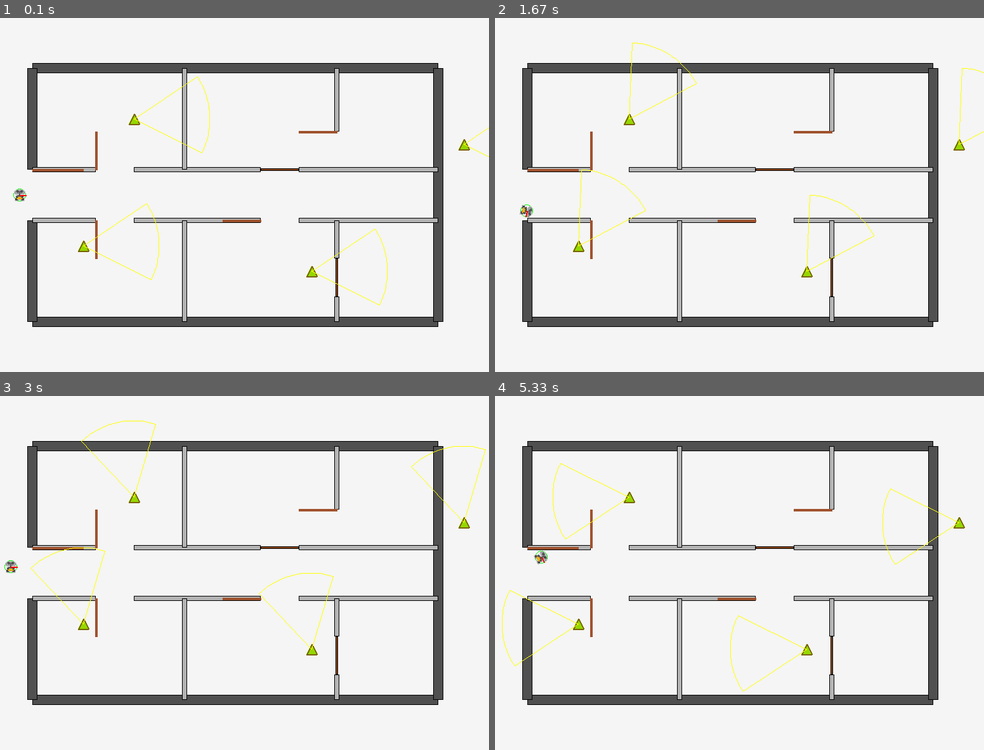
Above: before the commit, frames 1-4 (two rows, left to right).
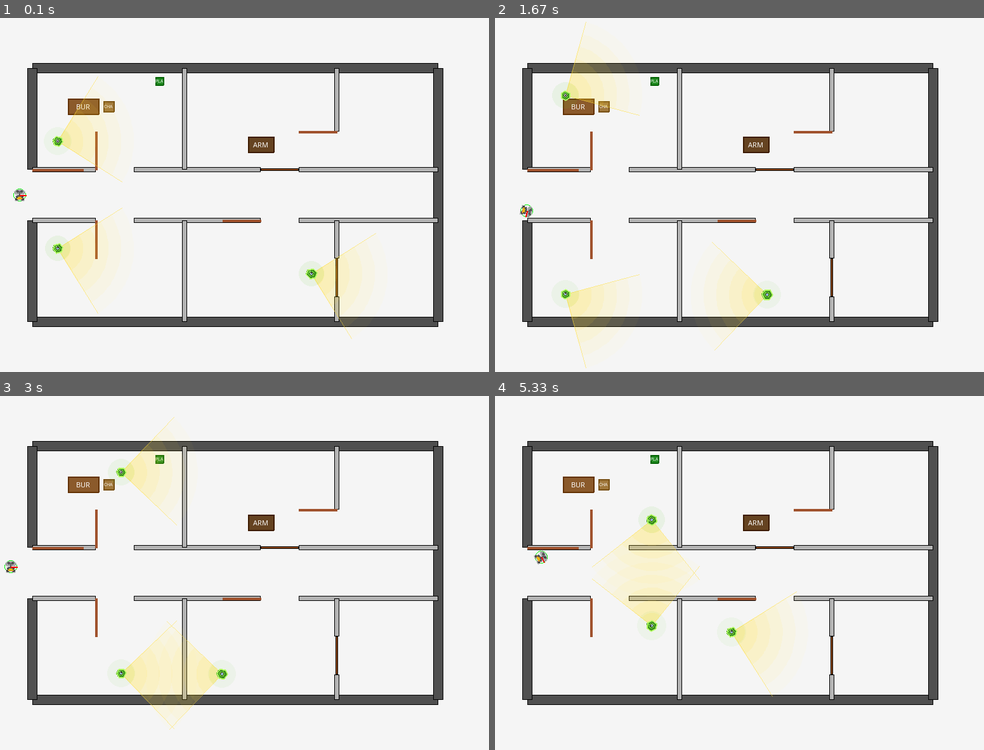
Above: after the commit, the same moments.

Repository: JawadBLK/TP_Robot
Game: pygame game, started from project/main.py
Two runs of this game, one before a commit and one after it. Both use one fixed random seed, a clock stepped at 60 frames per second and the inputs below.
Inputs:
- Up to frame 1 (0.1 s): no input
- Up to frame 2 (1.67 s): hold Right 0.33-0.8 s; hold Up 0.83-1.13 s; hold Right 1.17-1.63 s
- Up to frame 3 (3 s): hold Left 1.67-2.2 s; hold Down 2.23-2.53 s; hold Left 2.57-2.97 s
- Up to frame 4 (5.33 s): hold Up 3-3.37 s; hold Right 3.4-4.03 s; hold Down 4.07-4.43 s; hold Left 4.47-4.93 s; hold Right from 4.97 s (still down)

The runs differ from the first frame. In frame 1, 4.4% of the frame differs, in the area x 10-100%, y 16-91%; in frame 2, 4.8%; in frame 3, 5.0%; in frame 4, 5.2%, in the area x 1-97%, y 16-85%.

Commit message:
feat: Ajout de la ronde des ennemis / Modifications de l'apparence des ennemis / Début Ajout de props décoratifs sur la map

Diff:
--- a/project/main.py
+++ b/project/main.py
@@ -1,4 +1,5 @@
 import pygame
+import math
 from robot.robot_mobile import RobotMobile
 from robot.moteur import MoteurDifferentiel
 from robot.controleur import ControleurClavierPygame
@@ -6,6 +7,7 @@
 from robot.Environnement import Environnement
 from robot.plan_autocad import build_plan
 from robot.ennemis import Ennemi
+from robot.props import Props
 
 # 1. Initialisation MVC
 robot = RobotMobile(x=-8.5, y=0, orientation=0, moteur=MoteurDifferentiel())
@@ -25,10 +27,29 @@
 
 build_plan(env)
 
-env.ajouter_ennemi(Ennemi(-6, -2))
+'''env.ajouter_ennemi(Ennemi(-6, -2))
 env.ajouter_ennemi(Ennemi(9, 2))
 env.ajouter_ennemi(Ennemi(3, -3))
-env.ajouter_ennemi(Ennemi(-4, 3))
+env.ajouter_ennemi(Ennemi(-4, 3))'''
+
+# Ennemis avec des chemins de patrouille
+ennemi1 = Ennemi(-7, -2, waypoints=[(-7, -2), (-7, -4), (-3, -4), (-3, -4), (-3, -2), (-5, -2), (-5, -4), (-7, -4)])
+env.ajouter_ennemi(ennemi1)
+
+ennemi2 = Ennemi(3, -3, waypoints=[(3, -3), (3, -4), (-1, -4), (-1, -3), (-1, -2), (3, -3)])
+env.ajouter_ennemi(ennemi2)
+
+ennemi3 = Ennemi(-7, 2, waypoints=[(-7, 2), (-7, 4), (-3, 4), (-3, 2), (-3, 2), (-5, 2), (-5, 4), (-7, 2)])
+env.ajouter_ennemi(ennemi3)
+
+'''ennemi4 = Ennemi(0, 3, waypoints=[(0, 2), (3, 2), (3, 4), (0, 4)])
+env.ajouter_ennemi(ennemi4)'''
+
+# Props décoratifs
+env.ajouter_prop(Props(-6, 3.5, "bureau"))
+env.ajouter_prop(Props(-5, 3.5, "chaise"))
+env.ajouter_prop(Props(-3, 4.5, "plante"))
+env.ajouter_prop(Props(1,  2.0, "armoire", angle=math.pi/2))
 
 print("Nombre d'obstacles :", len(env.obstacles))
 print(hasattr(env, "alerte"))
--- a/project/robot/Environnement.py
+++ b/project/robot/Environnement.py
@@ -9,6 +9,7 @@
         self.ennemis = []
         self.alerte = None
         self.temps_alerte = 0
+        self.props = []
 
     def ajouter_robot(self, robot):
         self.robot = robot
@@ -20,6 +21,9 @@
 
     def ajouter_ennemi(self, ennemi):
         self.ennemis.append(ennemi)
+
+    def ajouter_prop(self, prop):
+        self.props.append(prop)
 
     def test_collision(self, x, y, rayon):
         for obs in self.obstacles:
@@ -98,16 +102,16 @@
         # Alerte globale après boucle
         if ennemi_detecte:
             self.alerte = "DETECTION ENNEMI"
-            self.temps_alerte = 0.5
+            self.temps_alerte = 0.2
 
 def segment_intersect_rect(x1, y1, x2, y2, rect):
-    steps = 20
-    for i in range(steps + 1):
-        t = i / steps
-        x = x1 + t * (x2 - x1)
-        y = y1 + t * (y2 - y1)
+        steps = 20
+        for i in range(steps + 1):
+            t = i / steps
+            x = x1 + t * (x2 - x1)
+            y = y1 + t * (y2 - y1)
 
-        if rect.collision(x, y, 0):
-            return True
+            if rect.collision(x, y, 0):
+                return True
 
-    return False
+        return False
--- a/project/robot/ennemis.py
+++ b/project/robot/ennemis.py
@@ -1,68 +1,188 @@
 import math
 import pygame
+import random
 
 class Ennemi:
 
-    def __init__(self, x, y, taille=0.2, angle=0):
+    def __init__(self, x, y, waypoints, taille=0.2, angle=0):
+        """
+        waypoints : liste de (x, y) définissant la ronde dans la salle.
+                    Ex: [(1,1), (3,1), (3,3), (1,3)]
+        """
         self.x = x
         self.y = y
         self.taille = taille
-        self.angle = angle  # orientation en radians
-        self.portee = 3     # distance vision
-        self.fov = math.pi / 3  # angle vision (60°)
+        self.angle = angle
+        self.portee = 3
+        self.fov = math.pi / 2  # 90° de FOV
         self.detecte = False
-        self.vitesse_rotation = 0.6  # radians par seconde
+        self.vitesse = 1.5          # unités/seconde
+        self.vitesse_rotation = 3.0 # rad/s pour tourner vers le prochain waypoint
+
+        # Waypoints de ronde
+        self.waypoints = waypoints
+        self.waypoint_index = 0
+        self.seuil_arrivee = 0.1    # distance pour considérer le waypoint atteint
+
+        # Animation
+        self._temps = random.uniform(0, math.pi * 2)
+        self._particules = []
+
+    # ─── Mise à jour ────────────────────────────────────────────────────────────
+
+    def mettre_a_jour(self, dt):
+        self._temps += dt
+
+        # Waypoint cible
+        cible = self.waypoints[self.waypoint_index]
+        dx = cible[0] - self.x
+        dy = cible[1] - self.y
+        distance = math.hypot(dx, dy)
+
+        if distance < self.seuil_arrivee:
+            # Waypoint atteint → passer au suivant
+            self.waypoint_index = (self.waypoint_index + 1) % len(self.waypoints)
+        else:
+            # Angle cible vers le waypoint
+            angle_cible = math.atan2(dy, dx)
+
+            # Rotation progressive vers l'angle cible
+            diff = (angle_cible - self.angle + math.pi) % (2 * math.pi) - math.pi
+            rotation = self.vitesse_rotation * dt
+            if abs(diff) < rotation:
+                self.angle = angle_cible
+            else:
+                self.angle += math.copysign(rotation, diff)
+
+            # Garder angle dans [-pi, pi]
+            if self.angle > math.pi:
+                self.angle -= 2 * math.pi
+            elif self.angle < -math.pi:
+                self.angle += 2 * math.pi
+
+            # Avancer vers le waypoint
+            self.x += (dx / distance) * self.vitesse * dt
+            self.y += (dy / distance) * self.vitesse * dt
+
+        # Particules d'alerte
+        if self.detecte and random.random() < 0.3:
+            self._emettre_particule()
+        for p in self._particules:
+            p['x'] += p['vx'] * dt
+            p['y'] += p['vy'] * dt
+            p['vie'] -= dt
+        self._particules = [p for p in self._particules if p['vie'] > 0]
+
+    def _emettre_particule(self):
+        angle_rand = random.uniform(0, 2 * math.pi)
+        vitesse = random.uniform(0.3, 0.8)
+        self._particules.append({
+            'x': self.x, 'y': self.y,
+            'vx': math.cos(angle_rand) * vitesse,
+            'vy': math.sin(angle_rand) * vitesse,
+            'vie': random.uniform(0.3, 0.7),
+            'vie_max': 0.6,
+            'r': random.uniform(0.03, 0.07),
+        })
+
+    # ─── Dessin ─────────────────────────────────────────────
 
     def dessiner(self, vue):
+        self._dessiner_cone_vision(vue)
+        self._dessiner_aura(vue)
+        self._dessiner_corps(vue)
+        self._dessiner_oeil(vue)
+        self._dessiner_particules(vue)
 
+    def _dessiner_cone_vision(self, vue):
+        px, py = vue.convertir_coordonnees(self.x, self.y)
+        base_color = (255, 60, 60) if self.detecte else (255, 220, 50)
+        nb_couches = 6
+        for i in range(nb_couches, 0, -1):
+            fraction = i / nb_couches
+            portee_i = self.portee * fraction
+            alpha = int(30 * (1 - fraction) + 8)
+            start_angle = self.angle - self.fov / 2
+            points = [(px, py)]
+            for j in range(31):
+                a = start_angle + j * (self.fov / 30)
+                wx = self.x + portee_i * math.cos(a)
+                wy = self.y + portee_i * math.sin(a)
+                points.append(vue.convertir_coordonnees(wx, wy))
+            surf = pygame.Surface(vue.screen.get_size(), pygame.SRCALPHA)
+            pygame.draw.polygon(surf, (*base_color, alpha), points)
+            vue.screen.blit(surf, (0, 0))
+        border_alpha = 180 if self.detecte else 120
+        surf = pygame.Surface(vue.screen.get_size(), pygame.SRCALPHA)
+        for offset in [-self.fov / 2, self.fov / 2]:
+            ex = self.x + self.portee * math.cos(self.angle + offset)
+            ey = self.y + self.portee * math.sin(self.angle + offset)
+            epx, epy = vue.convertir_coordonnees(ex, ey)
+            pygame.draw.line(surf, (*base_color, border_alpha), (px, py), (epx, epy), 1)
+        vue.screen.blit(surf, (0, 0))
+
+    def _dessiner_aura(self, vue):
         px, py = vue.convertir_coordonnees(self.x, self.y)
         size = self.taille * vue.scale
+        pulse = 0.5 + 0.5 * math.sin(self._temps * 3)
+        aura_color = (255, 80, 80) if self.detecte else (100, 200, 50)
+        surf = pygame.Surface(vue.screen.get_size(), pygame.SRCALPHA)
+        for ring in range(3):
+            r = int(size * (1.6 + ring * 0.5 + pulse * 0.3))
+            alpha = int(60 - ring * 18 - pulse * 10)
+            if alpha > 0:
+                pygame.draw.circle(surf, (*aura_color, alpha), (int(px), int(py)), r)
+        vue.screen.blit(surf, (0, 0))
 
-        # Triangle
-        points = [
-            (px, py - size),
-            (px - size, py + size),
-            (px + size, py + size)
-        ]
+    def _dessiner_corps(self, vue):
+        px, py = vue.convertir_coordonnees(self.x, self.y)
+        size = self.taille * vue.scale
+        pulse = 0.04 * math.sin(self._temps * 4)
+        s = size * (1 + pulse)
+        nb = 6
+        points_outer = [(px + s * math.cos(self.angle + i * 2*math.pi/nb),
+                         py + s * math.sin(self.angle + i * 2*math.pi/nb)) for i in range(nb)]
+        points_inner = [(px + s*.55 * math.cos(self.angle + i * 2*math.pi/nb),
+                         py + s*.55 * math.sin(self.angle + i * 2*math.pi/nb)) for i in range(nb)]
+        if self.detecte:
+            fill_outer, fill_inner, border_col = (200,40,40), (255,100,100), (255,200,200)
+        else:
+            fill_outer, fill_inner, border_col = (60,140,30), (100,200,50), (180,255,100)
+        pygame.draw.polygon(vue.screen, fill_outer, points_outer)
+        pygame.draw.polygon(vue.screen, fill_inner, points_inner)
+        pygame.draw.polygon(vue.screen, border_col, points_outer, 2)
+        a_reflet = self.angle - math.pi * 0.65
+        rx = px + s * 0.35 * math.cos(a_reflet)
+        ry = py + s * 0.35 * math.sin(a_reflet)
+        surf = pygame.Surface(vue.screen.get_size(), pygame.SRCALPHA)
+        pygame.draw.circle(surf, (255,255,255,80), (int(rx), int(ry)), max(1, int(s*0.18)))
+        vue.screen.blit(surf, (0, 0))
 
-        pygame.draw.polygon(vue.screen, (150, 215, 0), points)
-        pygame.draw.polygon(vue.screen, (120, 100, 0), points, 2)
+    def _dessiner_oeil(self, vue):
+        px, py = vue.convertir_coordonnees(self.x, self.y)
+        size = self.taille * vue.scale
+        r_blanc = max(2, int(size * 0.38))
+        r_iris  = max(1, int(size * 0.24))
+        r_pupil = max(1, int(size * 0.13))
+        pygame.draw.circle(vue.screen, (240,240,240), (int(px), int(py)), r_blanc)
+        iris_col = (220,30,30) if self.detecte else (50,180,220)
+        pygame.draw.circle(vue.screen, iris_col, (int(px), int(py)), r_iris)
+        pupil_x = int(px + r_iris * 0.35 * math.cos(self.angle))
+        pupil_y = int(py + r_iris * 0.35 * math.sin(self.angle))
+        pygame.draw.circle(vue.screen, (10,10,10), (pupil_x, pupil_y), r_pupil)
+        surf = pygame.Surface(vue.screen.get_size(), pygame.SRCALPHA)
+        pygame.draw.circle(surf, (255,255,255,160),
+                           (int(px - r_blanc*0.3), int(py - r_blanc*0.3)),
+                           max(1, int(r_blanc*0.2)))
+        vue.screen.blit(surf, (0, 0))
+        pygame.draw.circle(vue.screen, (30,30,30), (int(px), int(py)), r_blanc, 1)
 
-        # Dessiner cône vision
-        self.dessiner_vision(vue)
-
-    def mettre_a_jour(self, dt):
-        self.angle += self.vitesse_rotation * dt
-
-        # garder angle dans [-pi, pi]
-        if self.angle > math.pi:
-            self.angle -= 2 * math.pi
-
-    def dessiner_vision(self, vue):
-        px, py = vue.convertir_coordonnees(self.x, self.y)
-
-        start_angle = self.angle - self.fov/2
-        end_angle = self.angle + self.fov/2
-
-        points = [(px, py)]
-
-        for a in [start_angle + i*(self.fov/30) for i in range(31)]:
-            x = self.x + self.portee * math.cos(a)
-            y = self.y + self.portee * math.sin(a)
-            p = vue.convertir_coordonnees(x, y)
-            points.append(p)
-
-        # Couleur change selon détection
-        if self.detecte:
-            couleur = (255, 0, 0)
-        else:
-            couleur = (255, 255, 0)
-
-        pygame.draw.polygon(vue.screen, couleur, points, 1)
-
-    def mettre_a_jour(self, dt):
-        self.angle += self.vitesse_rotation * dt
-
-        # garder angle dans [-pi, pi]
-        if self.angle > math.pi:
-            self.angle -= 2 * math.pi
+    def _dessiner_particules(self, vue):
+        surf = pygame.Surface(vue.screen.get_size(), pygame.SRCALPHA)
+        for p in self._particules:
+            fraction_vie = p['vie'] / p['vie_max']
+            alpha = max(0, min(255, int(255 * fraction_vie)))
+            r = max(1, int(p['r'] * vue.scale))
+            px, py = vue.convertir_coordonnees(p['x'], p['y'])
+            pygame.draw.circle(surf, (255, 80, 80, alpha), (int(px), int(py)), r)
+        vue.screen.blit(surf, (0, 0))
--- /dev/null
+++ b/project/robot/props.py
@@ -0,0 +1,127 @@
+import pygame
+import os
+import math
+
+class Props:
+    """
+    Objet décoratif placé dans l'environnement.
+    Peut afficher une image ou un dessin vectoriel de secours.
+    """
+
+    TYPES = {
+        "bureau":    {"w": 1.2, "h": 0.6, "couleur": (139, 90,  43),  "emoji": "🗃"},
+        "chaise":    {"w": 0.4, "h": 0.4, "couleur": (160, 120, 60),  "emoji": "🪑"},
+        "plante":    {"w": 0.3, "h": 0.3, "couleur": (34,  139, 34),  "emoji": "🌿"},
+        "caisse":    {"w": 0.5, "h": 0.5, "couleur": (180, 140, 80),  "emoji": "📦"},
+        "armoire":   {"w": 0.6, "h": 1.0, "couleur": (101, 67,  33),  "emoji": "🗄"},
+        "ordinateur":{"w": 0.5, "h": 0.4, "couleur": (50,  50,  80),  "emoji": "💻"},
+        "lampe":     {"w": 0.2, "h": 0.2, "couleur": (255, 220, 80),  "emoji": "💡"},
+        "tableau":   {"w": 0.8, "h": 0.5, "couleur": (200, 180, 140), "emoji": "🖼"},
+    }
+
+    # Cache partagé entre toutes les instances
+    _image_cache = {}
+
+    def __init__(self, x, y, type_prop="caisse", angle=0, image_path=None):
+        """
+        x, y        : position centre en coordonnées monde
+        type_prop   : clé dans TYPES (taille + couleur de secours)
+        angle       : rotation en radians
+        image_path  : chemin vers une image PNG/JPG (optionnel)
+        """
+        self.x = x
+        self.y = y
+        self.angle = angle
+        self.type_prop = type_prop if type_prop in self.TYPES else "caisse"
+        self.info = self.TYPES[self.type_prop]
+        self.w = self.info["w"]
+        self.h = self.info["h"]
+
+        # Chargement image
+        self._image_path = image_path
+        self._image_surface = None
+        if image_path and os.path.exists(image_path):
+            self._charger_image(image_path)
+
+    # ─── Chargement image ────────────────────────────────────────────────────────
+
+    def _charger_image(self, path):
+        if path in Props._image_cache:
+            self._image_surface = Props._image_cache[path]
+        else:
+            try:
+                img = pygame.image.load(path).convert_alpha()
+                Props._image_cache[path] = img
+                self._image_surface = img
+            except Exception as e:
+                print(f"[Props] Impossible de charger '{path}' : {e}")
+                self._image_surface = None
+
+    # ─── Dessin ──────────────────────────────────────────────────────────────────
+
+    def dessiner(self, vue):
+        px, py = vue.convertir_coordonnees(self.x, self.y)
+        pw = int(self.w * vue.scale)
+        ph = int(self.h * vue.scale)
+
+        if self._image_surface:
+            self._dessiner_image(vue, px, py, pw, ph)
+        else:
+            self._dessiner_vecteur(vue, px, py, pw, ph)
+
+    def _dessiner_image(self, vue, px, py, pw, ph):
+        # Redimensionner depuis le cache
+        key_size = (self._image_path, pw, ph)
+        if not hasattr(self, '_scaled_cache'):
+            self._scaled_cache = {}
+
+        if key_size not in self._scaled_cache:
+            self._scaled_cache[key_size] = pygame.transform.smoothscale(
+                self._image_surface, (pw, ph)
+            )
+        img = self._scaled_cache[key_size]
+
+        # Rotation
+        if self.angle != 0:
+            img = pygame.transform.rotate(img, -math.degrees(self.angle))
+
+        rect = img.get_rect(center=(int(px), int(py)))
+        vue.screen.blit(img, rect)
+
+        # Contour subtil
+        pygame.draw.rect(vue.screen, (80, 60, 40),
+                         (rect.x, rect.y, rect.width, rect.height), 1)
+
+    def _dessiner_vecteur(self, vue, px, py, pw, ph):
+        import math
+        couleur      = self.info["couleur"]
+        couleur_dark = tuple(max(0, c - 40) for c in couleur)
+
+        # Rectangle orienté
+        cos_a = math.cos(self.angle)
+        sin_a = math.sin(self.angle)
+        hw, hh = pw / 2, ph / 2
+
+        corners = [
+            (-hw, -hh), ( hw, -hh),
+            ( hw,  hh), (-hw,  hh)
+        ]
+        points = [
+            (px + cx * cos_a - cy * sin_a,
+             py + cx * sin_a + cy * cos_a)
+            for cx, cy in corners
+        ]
+
+        pygame.draw.polygon(vue.screen, couleur, points)
+        pygame.draw.polygon(vue.screen, couleur_dark, points, 2)
+
+        # Petite icône texte au centre (type abrégé)
+        font_size = max(8, min(pw, ph) // 2)
+        try:
+            font = pygame.font.SysFont("segoeui", font_size)
+        except:
+            font = pygame.font.Font(None, font_size)
+
+        label = self.type_prop[:3].upper()
+        surf = font.render(label, True, (255, 255, 255))
+        vue.screen.blit(surf, surf.get_rect(center=(int(px), int(py))))
--- a/project/robot/vue.py
+++ b/project/robot/vue.py
@@ -108,6 +108,10 @@
         for obs in env.obstacles:
             obs.dessiner(self)
 
+        # Dessiner les props décoratifs
+        for prop in env.props:
+            prop.dessiner(self)
+
         # Dessiner le robot
         if env.robot:
             self.dessiner_robot(env.robot)
